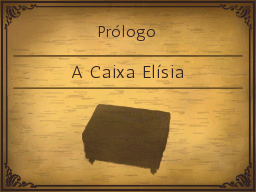
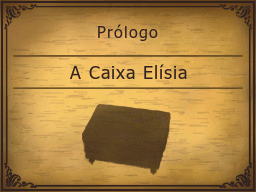
The second (256, 192) image is a revision of the first. Changes to its layers:
painted on "Prólogo" over (x1=98, y1=24, x2=158, y2=41)
painted on "A Caixa Elísia" over (x1=70, y1=64, x2=187, y2=79)
